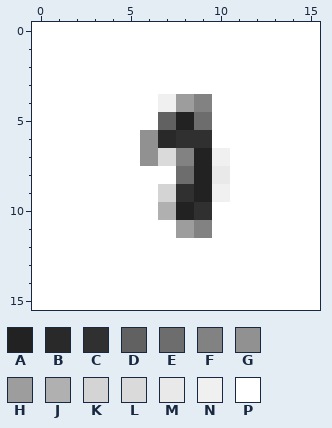
Pixel-art sprite, stored at dist/favicon-16x16.png. Above: the version before the commit.
The file is 16x16 pixels. Colours within 5 levels of each other are drawn and written as one.
Palette (. is transparent): A #222222  B #292929  C #303030  D #616161  E #6d6d6d  F #828282  G #919191  H #9d9d9d  J #b0b0b0  K #d4d4d4  L #dadada  M #e9e9e9  N #f0f0f0  P #ffffff
After the commit:
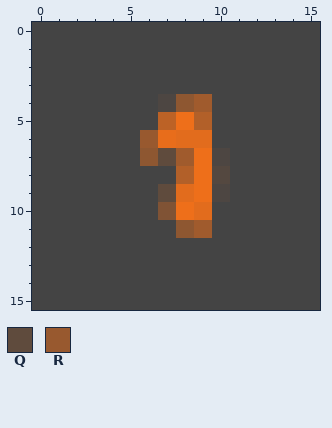
Colours new in this view: Q #5f4b3d  R #98592f
The exact change:
@@ palette @@
-A #222222
+A #ee6f1a
-B #292929
+B #e86d1b
-C #303030
+C #e26c1d
-D #616161
+D #bc6226
-E #6d6d6d
+E #b26029
-F #828282
+F #a05b2d
-H #9d9d9d
+H #8e5731
-J #b0b0b0
+J #805335
-M #e9e9e9
+M #544840
-N #f0f0f0
+N #4d4642
-P #ffffff
+P #444444
@@ x 4..9 @@
  5 PPPDAE
- 6 PPGBCC
- 7 PPGLFA
+ 6 PPRBCC
+ 7 PPHQFA
  8 PPPPEA
- 9 PPPKCA
+ 9 PPPQCA
 10 PPPJAC
